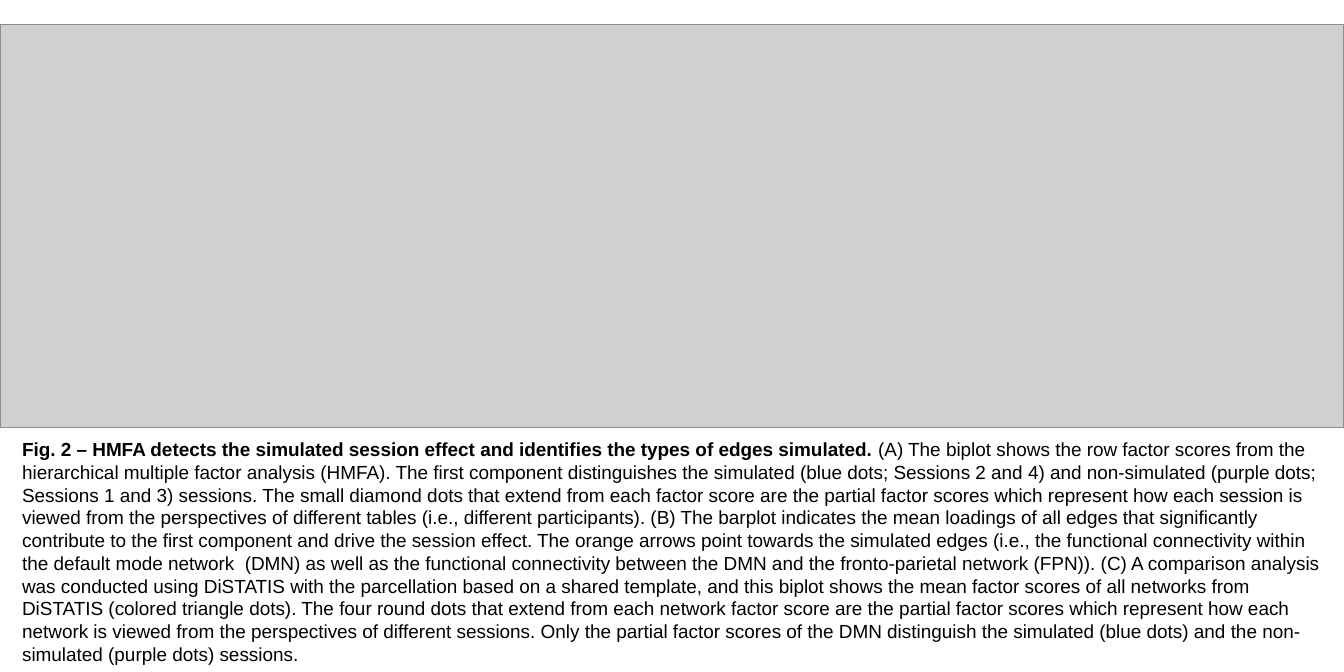
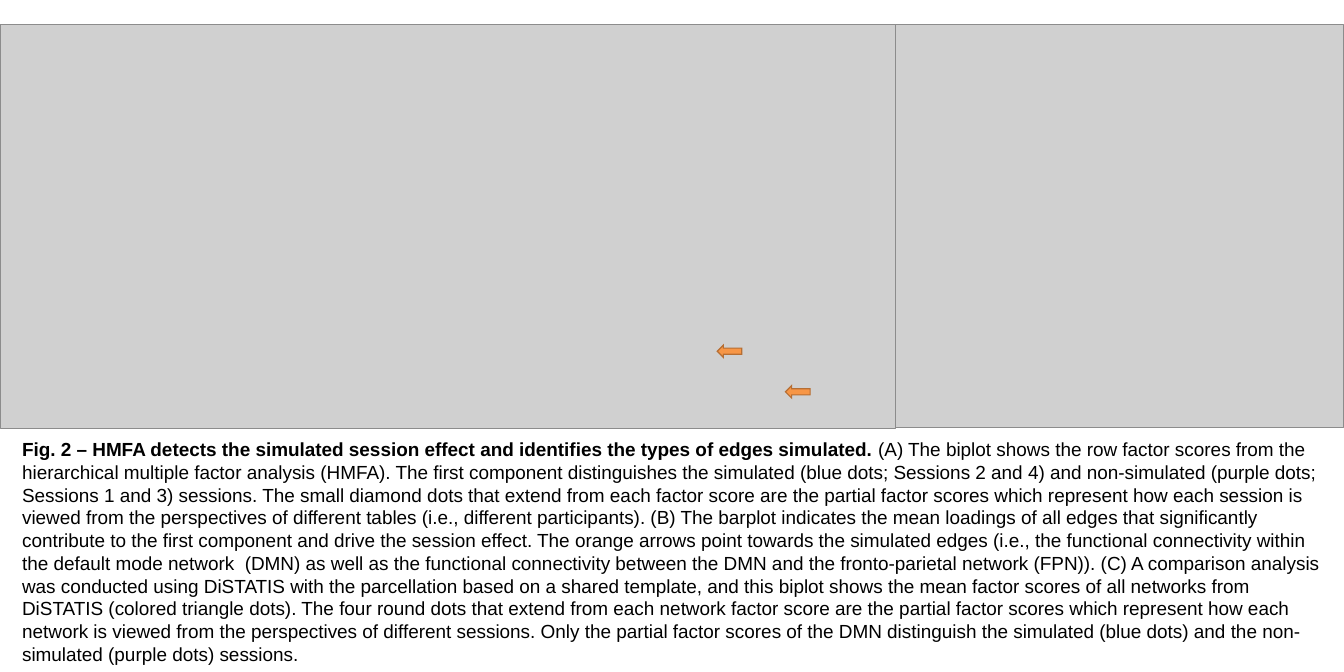
Before and after one commit to mychan24/restinginpca, a slide deck: slide 1 of presentation/OHBM2020/Figure2.pptx. Drawn at 1344x672 pixels with LibreOffice and Linux fonts; fonts in the diff are those of the drawing; grey boxes stand for pictures. Boxes give left, top, right and bottom in pixels: in the first picture for what was removed or moved away, otherwise in the second. Text is boxed around its words. In the diff, an @@ line names an element or a change of style, - is before the commit and + after.

```diff
--- a/presentation/OHBM2020/Figure2.pptx
+++ b/presentation/OHBM2020/Figure2.pptx
@@ picture added at <box>0,25,896,428</box> @@
@@ left arrow added at <box>717,345,742,357</box>, fill #F79646, outline #B76F34 1 pt @@
@@ left arrow added at <box>785,386,810,398</box>, fill #F79646, outline #B76F34 1 pt @@
```
Also in this commit, not shown: 3 other files.
